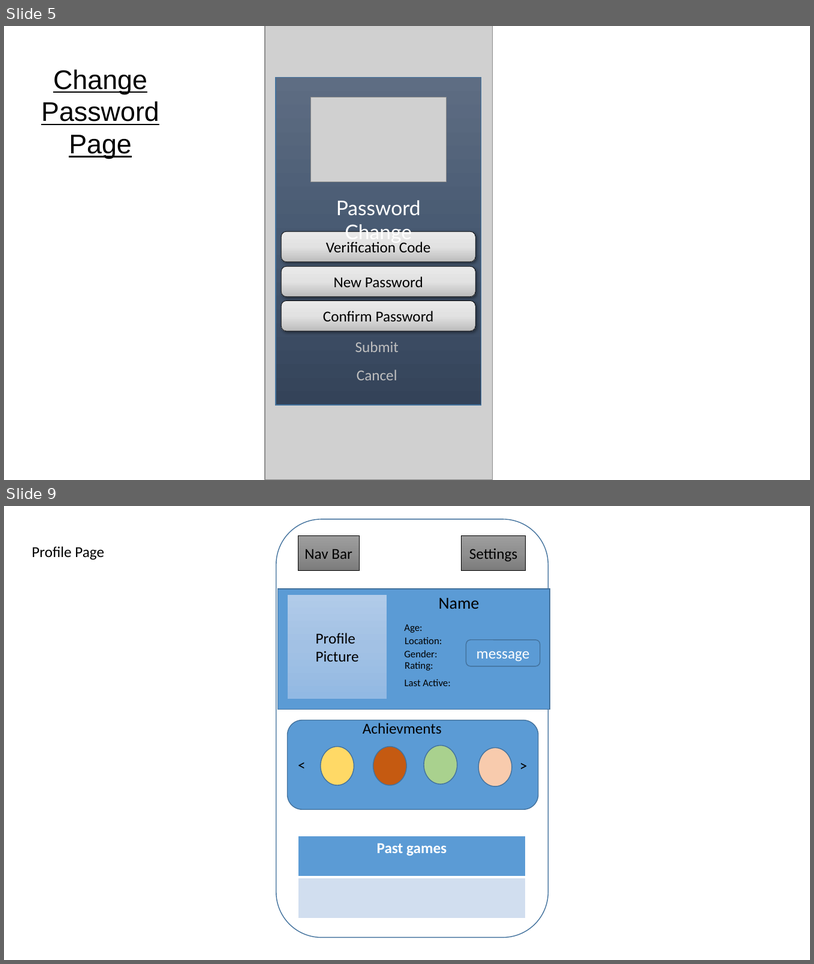
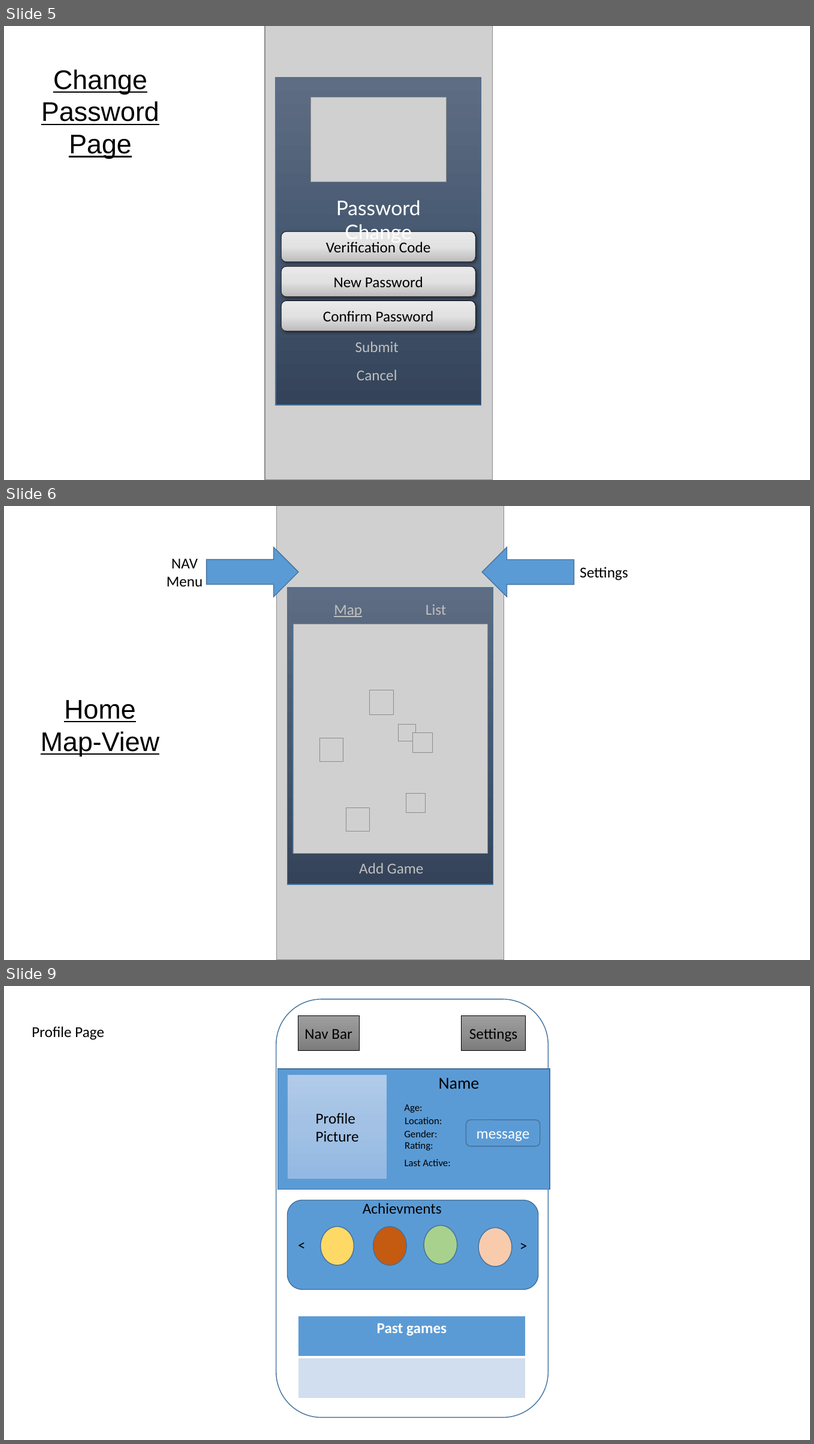
Before and after one commit to gfoudree/whosplayin, a slide deck: Storyboard Design.pptx. Shown one above the other, each under a label of ours: slides 5 and 9 before the commit, slides 5, 6 and 9 after it; the slides between them are not shown. The pictures are 814x964 and 814x1444 pixels, drawn with LibreOffice and Linux fonts; fonts in the diff are those of the drawing; grey boxes stand for pictures. Boxes give left, top, right and bottom in pixels: in the first picture for what was removed or moved away, otherwise in the second. Text is boxed around its words. In the diff, an @@ line names an element or a change of style, - is before the commit and + after.

```diff
--- a/Storyboard Design.pptx
+++ b/Storyboard Design.pptx
@@ slide 6 added at bbox=[4, 506, 810, 960], background #FFFFFF @@
@@ picture added at bbox=[277, 506, 504, 960] @@
@@ text added at bbox=[167, 558, 203, 587], 18 pt, text #000000 @@
+NAV
+Menu
@@ right arrow added at bbox=[207, 547, 299, 597], fill #5B9BD5, outline #43739E 1 pt @@
@@ right arrow added at bbox=[483, 547, 575, 597], fill #5B9BD5, outline #43739E 1 pt @@
@@ text added at bbox=[580, 567, 628, 580], 18 pt, text #000000 @@
+Settings
@@ rectangle added at bbox=[288, 588, 494, 884], fill gradient #5E6D85 to #495A73 to #35445A, outline #43739E 1 pt @@
@@ text added at bbox=[334, 605, 362, 617], 18 pt, text #BFBFBF, underline @@
+Map
@@ text added at bbox=[426, 604, 446, 615], 18 pt, text #BFBFBF @@
+List
@@ rectangle added at bbox=[293, 624, 488, 853], fill #5B9BD5, outline #43739E 1 pt @@
@@ picture added at bbox=[294, 624, 488, 853] @@
@@ text added at bbox=[41, 700, 159, 756], 32 pt, text #000000, underline @@
+Home
+Map-View
@@ picture added at bbox=[369, 691, 394, 715] @@
@@ picture added at bbox=[320, 738, 344, 762] @@
@@ picture added at bbox=[398, 724, 416, 741] @@
@@ picture added at bbox=[414, 732, 434, 752] @@
@@ picture added at bbox=[406, 793, 426, 812] @@
@@ picture added at bbox=[347, 808, 370, 831] @@
@@ text added at bbox=[359, 862, 424, 873], 18 pt, text #BFBFBF @@
+Add Game
```
Also in this commit, not shown: 2 other slides added, 3 slides removed, 1 other file.
